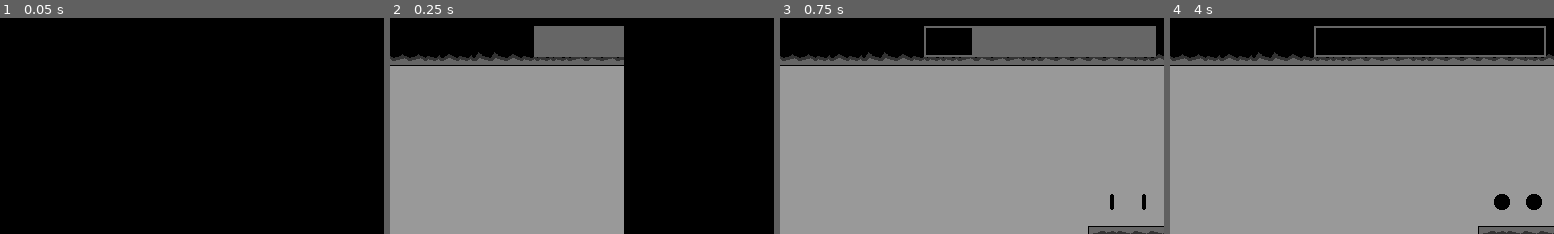
Above: before the commit, frames 1-4 (left to right).
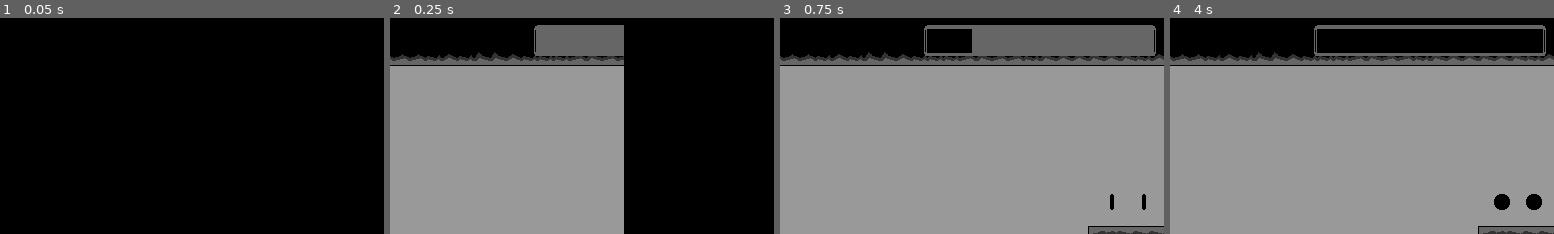
Above: after the commit, the same moments.

Repository: Lonk226/friendly-adventure
Game: Godot game, scene res://Scenes/Levels/level_1.tscn
Two runs of this game, one before a commit and one after it. Both use one fixed random seed, a clock stepped at 60 frames per second and the inputs below.
Inputs:
- Up to frame 1 (0.05 s): no input
- Up to frame 2 (0.25 s): no input
- Up to frame 3 (0.75 s): hold Right (right) from 0.53 s (still down); tap C (roll) at 0.6 s
- Up to frame 4 (4 s): tap X (jump) at 0.77, 1.52, 3.02, 3.77 s; tap Z (super_dash) at 1.35, 2.85 s; release Right (right) at 2.03 s; hold Left (left) 2.03-2.78 s; tap C (roll) at 2.1, 3.6 s; tap Enter at 2.75 s; hold Right (right) from 2.78 s (still down)
The pictures show only the part of the screen within x 16-66%, y 0-50%; the shares and areas given below are measured in that part.

Frame 1 is identical in both runs. In frame 2, 0.2% of the frame differs, in the area x 37-61%, y 3-19%; in frame 3, 0.8%; in frame 4, 1.5%, in the area x 37-98%, y 3-19%.

Commit message:
progress bar bg

Diff:
--- a/cool-platformer/Scenes/player.tscn
+++ b/cool-platformer/Scenes/player.tscn
@@ -1,9 +1,10 @@
-[gd_scene load_steps=45 format=3 uid="uid://rif721tfwcm7"]
+[gd_scene load_steps=46 format=3 uid="uid://rif721tfwcm7"]
 
 [ext_resource type="Script" uid="uid://lyicqu5gf04w" path="res://Scripts/player.gd" id="1_onrkg"]
 [ext_resource type="Texture2D" uid="uid://cwib3r5qdmgru" path="res://Assets/The Guy.png" id="3_hqtel"]
 [ext_resource type="Texture2D" uid="uid://ufmnktllbmrs" path="res://Assets/Basic Dust.png" id="3_i3pqv"]
 [ext_resource type="Script" uid="uid://duoimoheppbpj" path="res://Scripts/trail.gd" id="3_sweqy"]
+[ext_resource type="Texture2D" uid="uid://cux4ghjx68qi3" path="res://Assets/Progress Bar BG.png" id="5_8erm5"]
 [ext_resource type="Texture2D" uid="uid://b1m8curdxmht4" path="res://Assets/UI.png" id="5_fkybt"]
 [ext_resource type="Texture2D" uid="uid://buc3ncprtfpws" path="res://Assets/Token.png" id="6_x3wgy"]
 [ext_resource type="FontFile" uid="uid://cwcju0qnh4dxd" path="res://Assets/Pixeled.ttf" id="7_3smsa"]
@@ -403,12 +404,9 @@
 
 [node name="UI" type="CanvasLayer" parent="."]
 
-[node name="ColorRect2" type="ColorRect" parent="UI"]
-offset_left = 268.0
-offset_top = 8.0
-offset_right = 500.0
-offset_bottom = 39.0
-color = Color(0.4, 0.4, 0.4, 1)
+[node name="ProgressBarBg" type="Sprite2D" parent="UI"]
+position = Vector2(384, 23)
+texture = ExtResource("5_8erm5")
 
 [node name="Ui" type="Sprite2D" parent="UI"]
 position = Vector2(57, 398)
@@ -418,10 +416,10 @@
 anchors_preset = 5
 anchor_left = 0.5
 anchor_right = 0.5
-offset_left = -114.0
-offset_top = 10.0
-offset_right = 114.0
-offset_bottom = 37.0
+offset_left = -113.0
+offset_top = 11.0
+offset_right = 113.0
+offset_bottom = 35.0
 grow_horizontal = 2
 theme_override_styles/background = SubResource("StyleBoxFlat_hqtel")
 theme_override_styles/fill = SubResource("StyleBoxFlat_sweqy")
Binary file added: cool-platformer/Assets/Progress Bar BG.png
Not shown, added: cool-platformer/Assets/Progress Bar BG.png.import
Not shown: 1 places in cool-platformer/Scenes/player.tscn that only renumber resources
